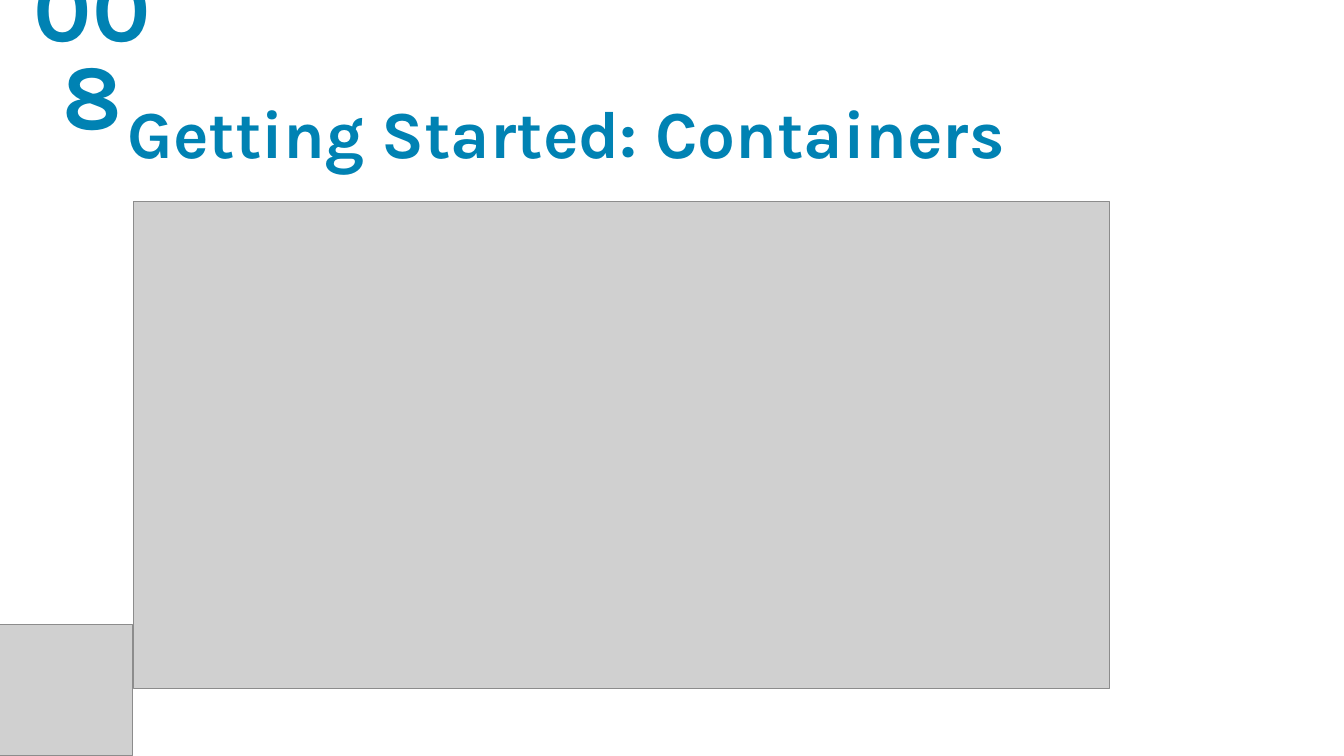
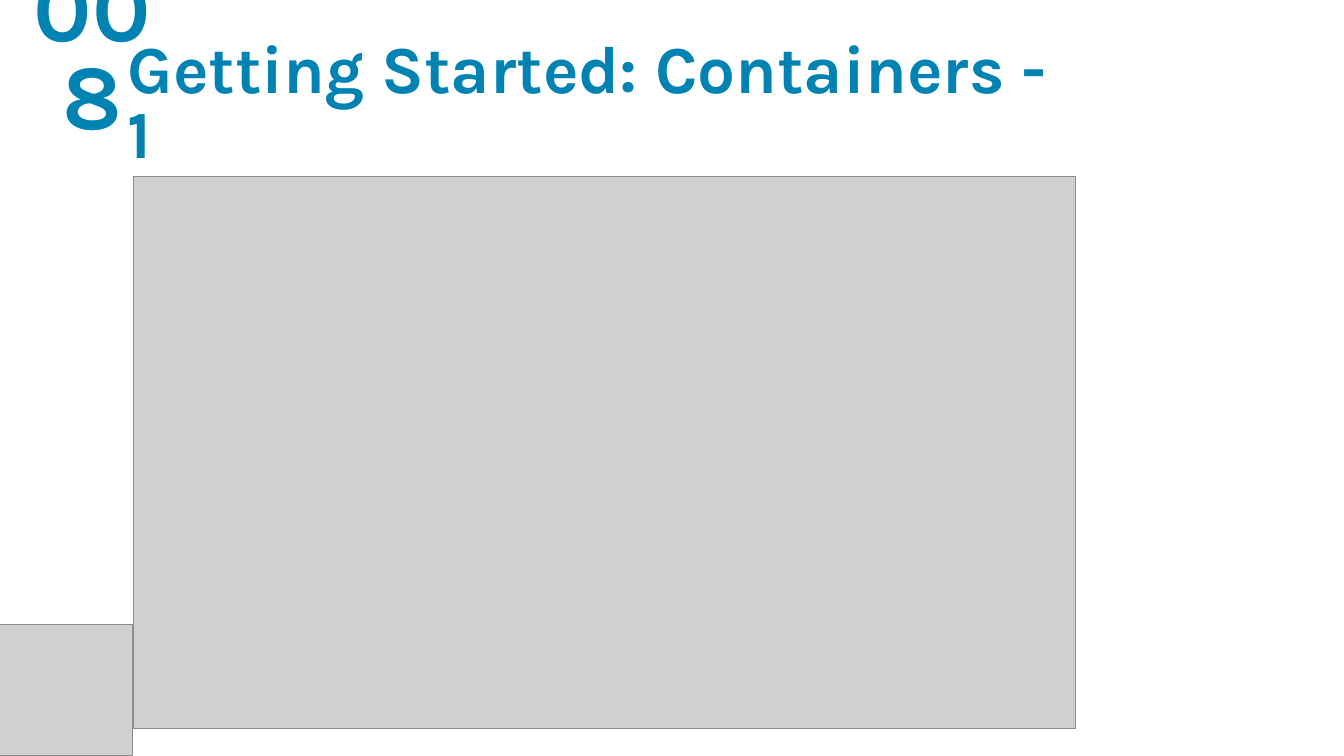
Before and after one commit to yasenstar/learn_d2, a slide deck: slide 8 of d2_tutorial.pptx. Drawn at 1344x756 pixels with LibreOffice and Linux fonts; fonts in the diff are those of the drawing; grey boxes stand for pictures; background and template pictures are left out. Boxes give left, top, right and bottom in pixels: in the first picture for what was removed or moved away, otherwise in the second. Text is boxed around its words. In the diff, an @@ line names an element or a change of style, - is before the commit and + after.

```diff
--- a/d2_tutorial.pptx
+++ b/d2_tutorial.pptx
@@ title at (x1=128, y1=33, x2=1004, y2=158): text changed @@
-Getting Started: Containers
+Getting Started: Containers - 1
@@ picture resized from (x1=134, y1=202, x2=1109, y2=689) to (x1=133, y1=176, x2=1076, y2=728) @@
```
Also in this commit, not shown: 1 slide added, 2 other files.
